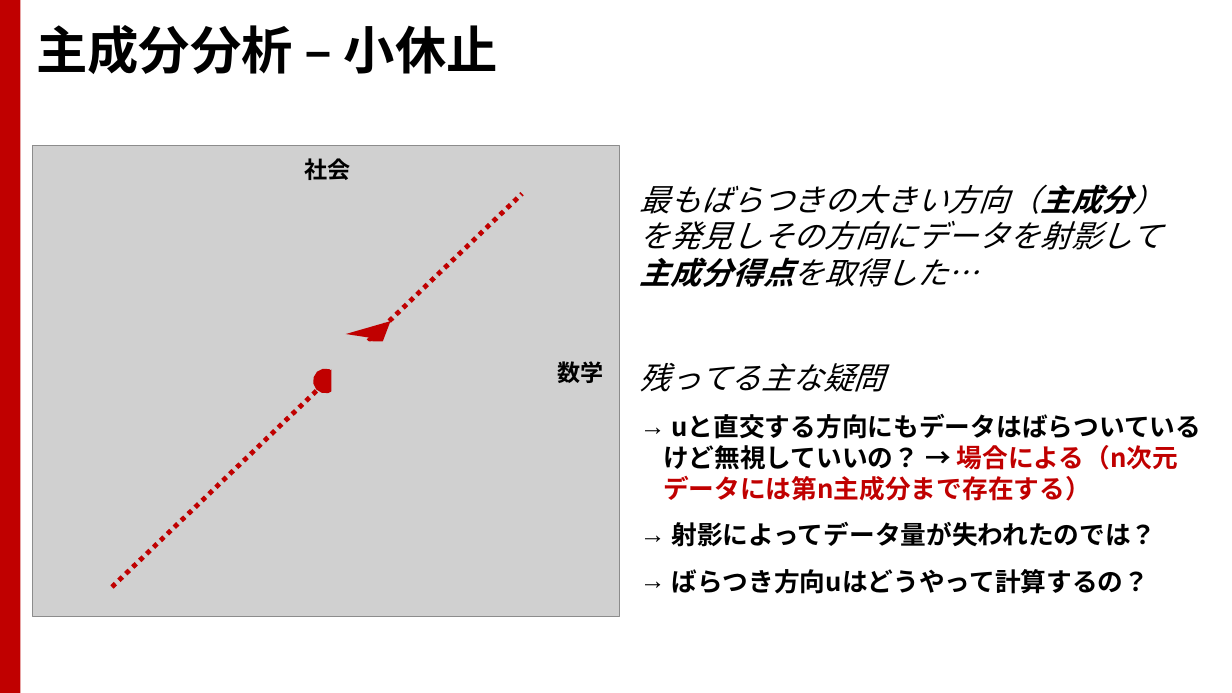
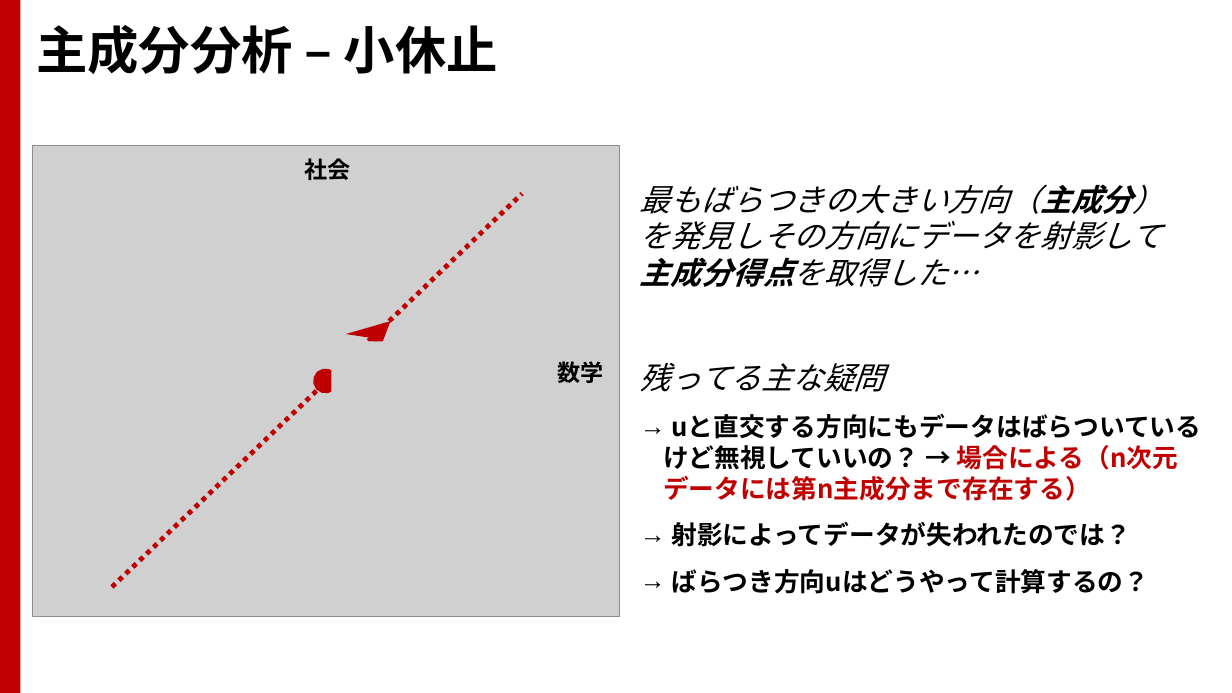
Before and after one commit to TakashiIjiri/TakashiIjiri.github.io, a slide deck: slide 14 of classes/cv2023/cv8.pptx. Drawn at 1232x693 pixels with LibreOffice and Linux fonts; fonts in the diff are those of the drawing; grey boxes stand for pictures. Boxes give left, top, right and bottom in pixels: in the first picture for what was removed or moved away, otherwise in the second. Text is boxed around its words. In the diff, an @@ line names an element or a change of style, - is before the commit and + after.

```diff
--- a/classes/cv2023/cv8.pptx
+++ b/classes/cv2023/cv8.pptx
@@ text at box(671, 522, 1130, 547): text changed @@
-→ 射影によってデータ量が失われたのでは？
+→ 射影によってデータが失われたのでは？
```
Also in this commit, not shown: 3 other slides changed, 1 other file.
